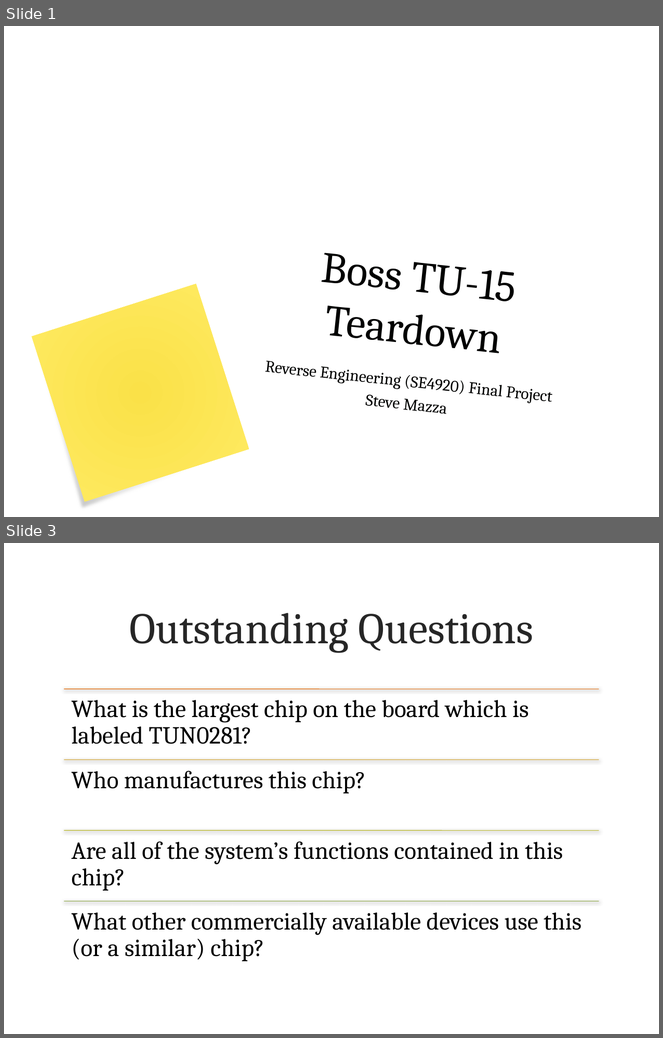
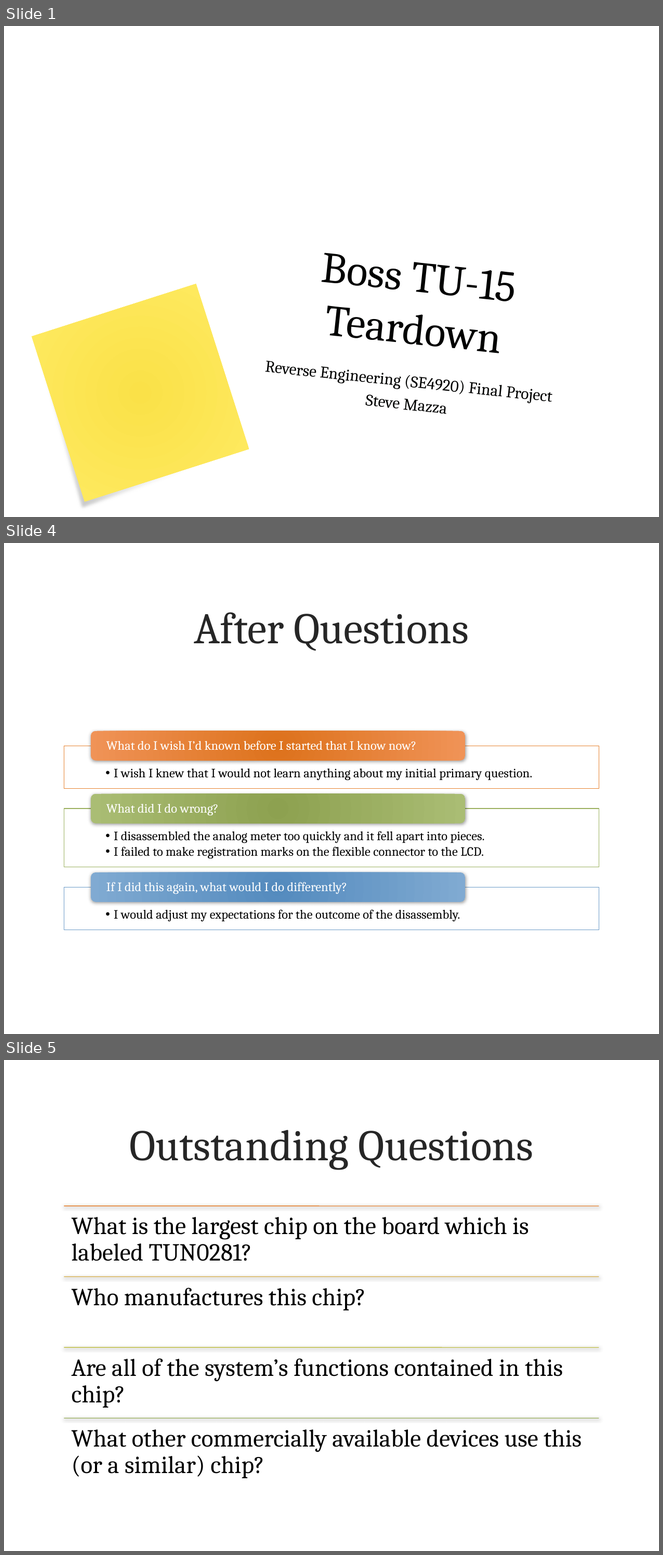
Before and after one commit to mazzas/School, a slide deck: SE4920/Projects/Final/Final_Mazza.pptx. Shown one above the other, each under a label of ours: slides 1 and 3 before the commit, slides 1, 4 and 5 after it; the slides between them are not shown. The pictures are 663x1038 and 663x1555 pixels, drawn with LibreOffice and Linux fonts; fonts in the diff are those of the drawing; background and template pictures are left out. Boxes give left, top, right and bottom in pixels: in the first picture for what was removed or moved away, otherwise in the second. Text is boxed around its words. In the diff, an @@ line names an element or a change of style, - is before the commit and + after.

```diff
--- a/SE4920/Projects/Final/Final_Mazza.pptx
+++ b/SE4920/Projects/Final/Final_Mazza.pptx
@@ slide 4 added at bbox=[4, 543, 659, 1034], background picture (left out) @@
@@ title added at bbox=[194, 612, 469, 651], 48 pt, text #262626 @@
+After Questions
@@ group added at bbox=[64, 731, 599, 930]: 6 texts, 3 rectangles, 3 rounded rectangles @@
+  •• I wish I knew that I would not learn anything about my initial primary question.
+What do I wish I’d known before I started that I know now?
+  •• I disassembled the analog meter too quickly and it fell apart into pieces.
+  •• I failed to make registration marks on the flexible connector to the LCD.
+What did I do wrong?
+  •• I would adjust my expectations for the outcome of the disassembly.
+If I did this again, what would I do differently?
@@ what was slide 3 is now slide 5 @@
```
Also in this commit, not shown: 1 slide changed, 1 other slide added, 1 other file.
